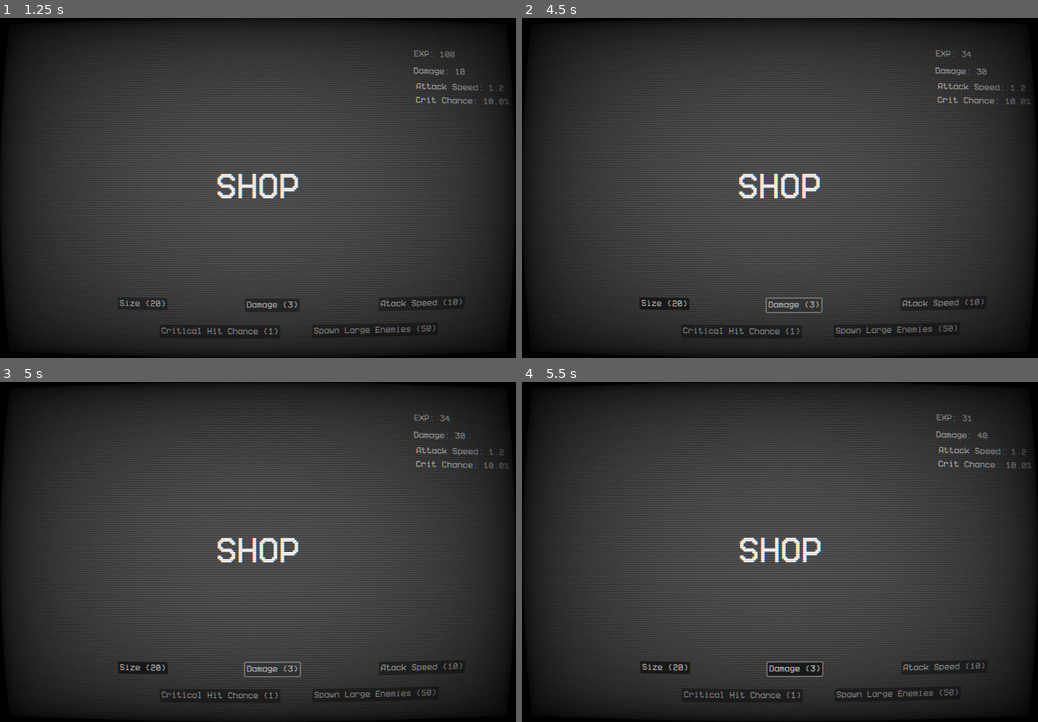
Above: before the commit, frames 1-4 (two rows, left to right).
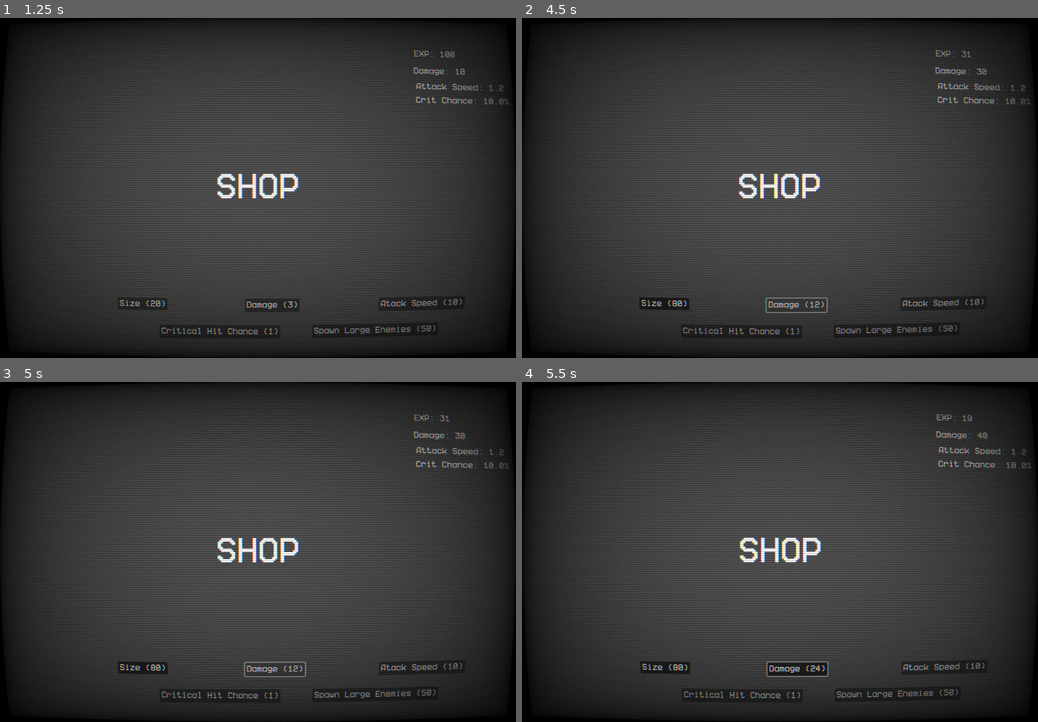
Above: after the commit, the same moments.

Repository: mihai-molnar/clicker-game
Game: Godot game, scene res://scenes/game.tscn
Same seed, same stepped clock (60 frames per second), same inputs: the game is played once before the commit and once after it.
Inputs (mouse positions are in pixels of both pictures, inside the frame that each line leads up to):
- Up to frame 1 (1.25 s): move the mouse to (371, 171) at 0.52 s; tap C (Shop) at 0.6, 0.77, 1.07 s
- Up to frame 2 (4.5 s): click "Size (20)" at 1.25 s; click "Size (20)" (after the commit: "Size (40)") at 2 s; click "Size (20)" (after the commit: "Size (80)") at 2.75 s; click "Damage (3)" at 3.5 s; click "Damage (3)" (after the commit: "Damage (6)") at 4.25 s
- Up to frame 3 (5 s): no input
- Up to frame 4 (5.5 s): click "Damage (3)" (after the commit: "Damage (12)") at 5 s

Frame 1 is identical in both runs. In frame 2, less than 0.1% of the frame differs, in the area x 29-88%, y 9-87%; in frame 3, less than 0.1%; in frame 4, 0.1%.

Commit message:
increment shop prices after upgrade

Diff:
--- a/Global.gd
+++ b/Global.gd
@@ -6,3 +6,9 @@
 var attack_speed: float = 1.2
 var large_enemies: bool = false
 var crit_chance: float = 0.1
+
+var damage_cost = 3
+var attack_speed_cost = 10
+var size_cost = 20
+var large_enemies_cost = 50
+var crit_chance_cost = 1
--- a/scenes/shop.gd
+++ b/scenes/shop.gd
@@ -1,10 +1,4 @@
 extends Control
-
-var damage_cost = 3
-var attack_speed_cost = 10
-var size_cost = 20
-var large_enemies_cost = 50
-var crit_chance_cost = 1
 
 func _ready():
 	Global.xp = 100 #remove this
@@ -19,49 +13,60 @@
 	$Stats/CritChanceLabel.text = "Crit Chance: " + str(Global.crit_chance * 100) + "%"
 
 func set_button_labels():
-	$Buttons/Size.text = "Size (" + str(size_cost) + ")"
-	$Buttons/Damage.text = "Damage (" +str(damage_cost) + ")"
-	$Buttons/AttackSpeed.text = "Atack Speed (" + str(attack_speed_cost) + ")"
-	$Buttons/LargeEnemies.text = "Spawn Large Enemies (" + str(large_enemies_cost) + ")"
-	$Buttons/CritChance.text = "Critical Hit Chance (" + str(crit_chance_cost) + ")"
+	$Buttons/Size.text = "Size (" + str(Global.size_cost) + ")"
+	$Buttons/Damage.text = "Damage (" +str(Global.damage_cost) + ")"
+	$Buttons/AttackSpeed.text = "Atack Speed (" + str(Global.attack_speed_cost) + ")"
+	$Buttons/LargeEnemies.text = "Spawn Large Enemies (" + str(Global.large_enemies_cost) + ")"
+	$Buttons/CritChance.text = "Critical Hit Chance (" + str(Global.crit_chance_cost) + ")"
 
 func adjust_xp_label():
 	$Stats/XP.text = "EXP: " + str(Global.xp)
+
+func increment_cost(cost):
+	return cost * 2
 
 func _process(_delta):
 	if Input.is_action_just_pressed("Shop"):
 		get_tree().change_scene_to_file("res://scenes/game.tscn")
 
 func _on_damage_toggled(_toggled_on):
-	if Global.xp >= damage_cost:
+	if Global.xp >= Global.damage_cost:
 		Global.damage += 10
 		$Stats/DamageLabel.text = "Damage: " + str(Global.damage)
-		Global.xp -= damage_cost
+		Global.xp -= Global.damage_cost
+		Global.damage_cost = increment_cost(Global.damage_cost)
+		$Buttons/Damage.text = "Damage (" +str(Global.damage_cost) + ")"
 		adjust_xp_label()
 
 func _on_attack_speed_toggled(_toggled_on):
-	if Global.attack_speed > 0.4 and Global.xp >= attack_speed_cost:
+	if Global.attack_speed > 0.4 and Global.xp >= Global.attack_speed_cost:
 		Global.attack_speed = snapped(Global.attack_speed - 0.2, 0.1)
 		$Stats/AttackSpeedLabel.text = "Attack Speed: " + str(Global.attack_speed)
-		Global.xp -= attack_speed_cost
+		Global.xp -= Global.attack_speed_cost
+		Global.attack_speed_cost = increment_cost(Global.attack_speed_cost)
+		$Buttons/AttackSpeed.text = "Atack Speed (" + str(Global.attack_speed_cost) + ")"
 		adjust_xp_label()
 
 func _on_size_toggled(_toggled_on):
-	if Global.scale.x <= 3.5 and Global.scale.y <= 3.5 and Global.xp >= size_cost:
+	if Global.scale.x <= 3.5 and Global.scale.y <= 3.5 and Global.xp >= Global.size_cost:
 		Global.scale.x += 0.5
 		Global.scale.y += 0.5
-		Global.xp -= size_cost
+		Global.xp -= Global.size_cost
+		Global.size_cost = increment_cost(Global.size_cost)
+		$Buttons/Size.text = "Size (" + str(Global.size_cost) + ")"
 		adjust_xp_label()
 
 func _on_large_enemies_toggled(_toggled_on):
-	if Global.xp >= large_enemies_cost:
+	if !Global.large_enemies and Global.xp >= Global.large_enemies_cost:
 		Global.large_enemies = true
-		Global.xp -= large_enemies_cost
+		Global.xp -= Global.large_enemies_cost
 		adjust_xp_label()
 
 func _on_crit_chance_toggled(_toggled_on):
-	if Global.crit_chance < 1.0 and Global.xp >= crit_chance_cost:
+	if Global.crit_chance < 1.0 and Global.xp >= Global.crit_chance_cost:
 		Global.crit_chance = snapped(Global.crit_chance + 0.1, 0.1)
-		Global.xp -= crit_chance_cost
+		Global.xp -= Global.crit_chance_cost
 		$Stats/CritChanceLabel.text = "Crit Chance: " + str(Global.crit_chance * 100) + "%"
+		Global.crit_chance_cost = increment_cost(Global.crit_chance_cost)
+		$Buttons/CritChance.text = "Critical Hit Chance (" + str(Global.crit_chance_cost) + ")"
 		adjust_xp_label()
